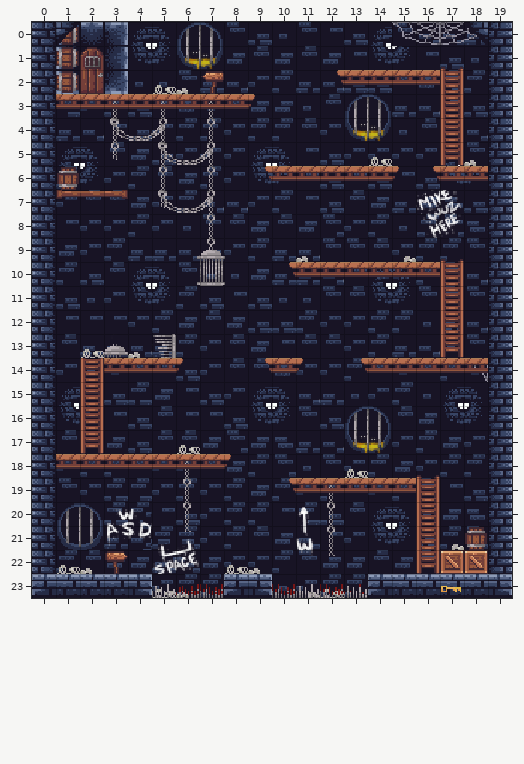
One commit to this Tiled map: assets/TowerMan.tmx. Above: the version before the commit.
Cells are 16x16 px. Shown: x 0..19, y 0..23. Tiles whose own drawing changed are shown in their newer look in all pictures.
The result:
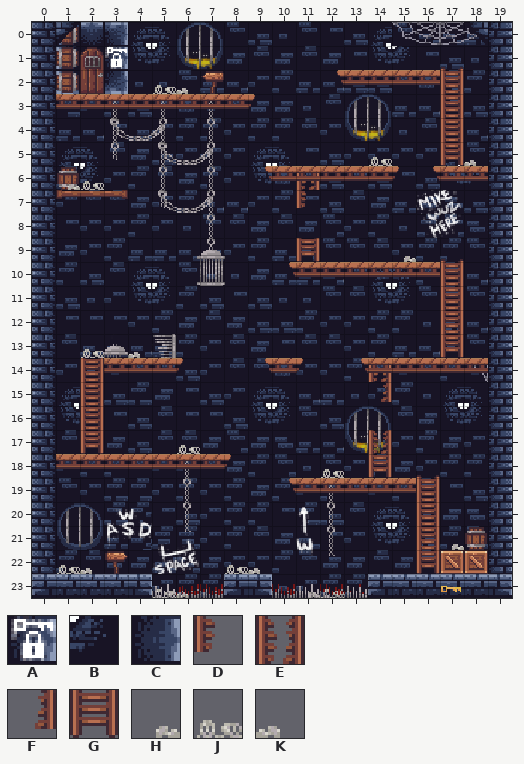
Key: from "Dungeon Tiles": A 0, B 41, C 93, D 154, E 155, F 156, G 170, H 199, J 200, K 201.
_ is an empty cell.
Tiles replaced or removed in this view: B, C, J, K.
Message: Updated Map/Win Made sure that they have at least 1 key to win.
What changed:
Changed rows in their new state; . is an unchanged cell.
Layer "BG":
first column x 3:
 1 A
Layer "scatter":
first column x 10:
 6 _E
 7 .D
 9 .G
first column x 12:
14 ..E
15 ..F
17 ..E
18 J_G
Layer "lads":
first column x 1:
 6 HJ
Boxes around the changes in both pictures, in picture pixels (x1, y1, x2, y2):
changed: (105, 46, 128, 69)
added: (68, 181, 104, 190)
changed: (272, 173, 320, 208)
changed: (296, 238, 320, 262)
added: (368, 365, 392, 402)
changed: (321, 430, 392, 478)
